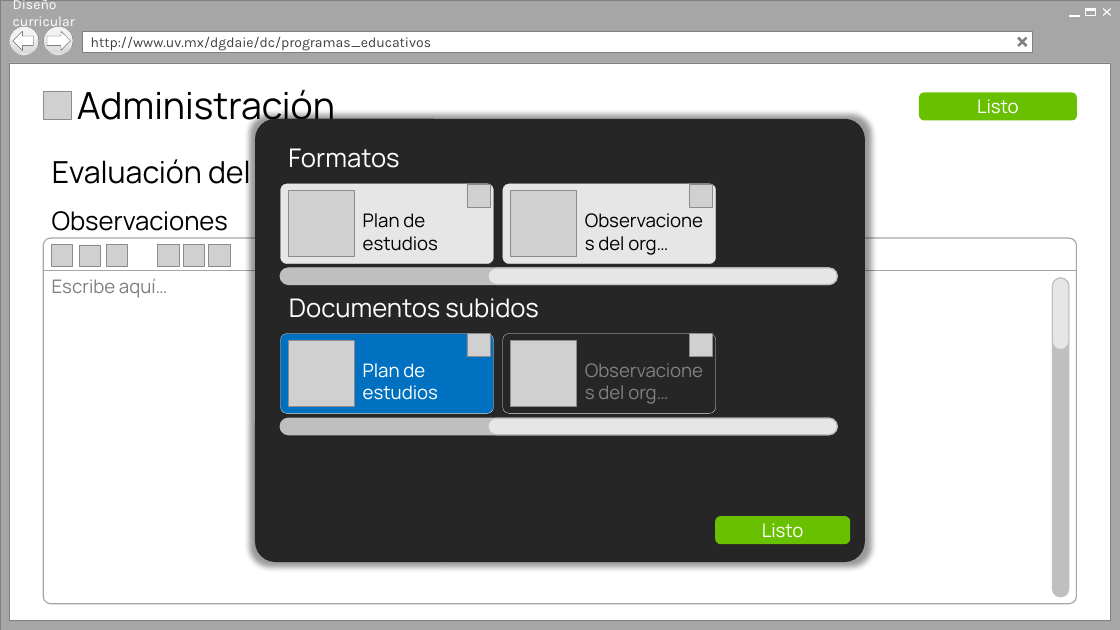
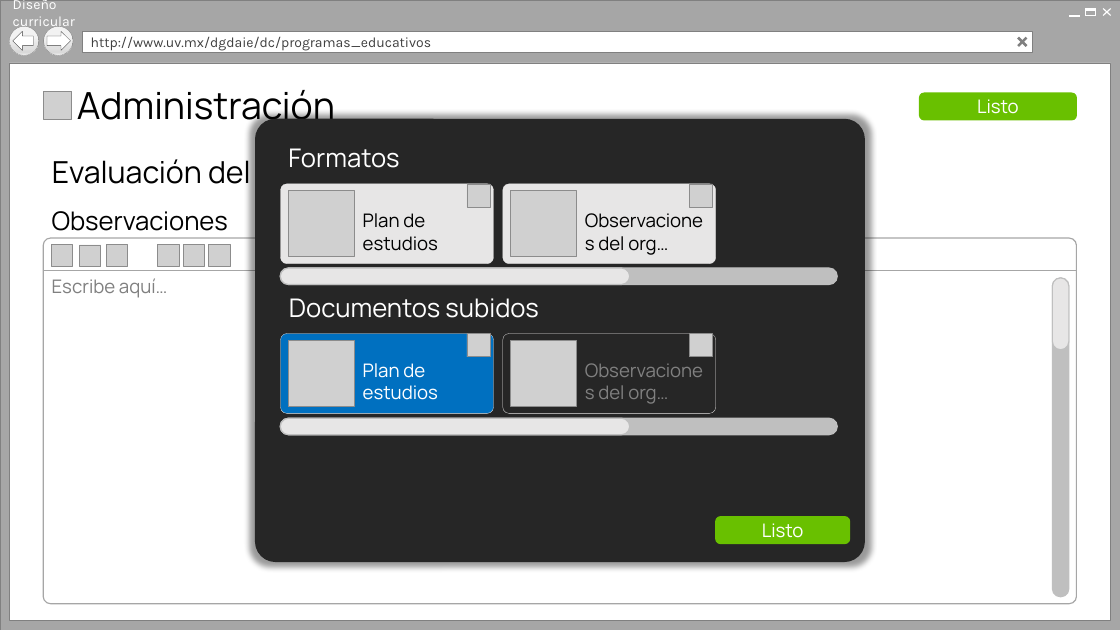
Before and after one commit to Senzho/DISENO_CURRICULAR_SS_05_2019, a slide deck: slide 16 of Diseño/Prototipos V2.pptx. Drawn at 1120x630 pixels with LibreOffice and Linux fonts; fonts in the diff are those of the drawing; grey boxes stand for pictures; background and template pictures are left out. Boxes give left, top, right and bottom in pixels: in the first picture for what was removed or moved away, otherwise in the second. Text is boxed around its words. In the diff, an @@ line names an element or a change of style, - is before the commit and + after.

```diff
--- a/Diseño/Prototipos V2.pptx
+++ b/Diseño/Prototipos V2.pptx
@@ rounded rectangle: place and size @@
-rounded rectangle at (488, 268, 838, 285)
+rounded rectangle at (281, 268, 630, 285)
@@ rounded rectangle: place and size @@
-rounded rectangle at (488, 418, 838, 435)
+rounded rectangle at (281, 418, 630, 435)
```
Also in this commit, not shown: 3 slides added, 1 other file.
